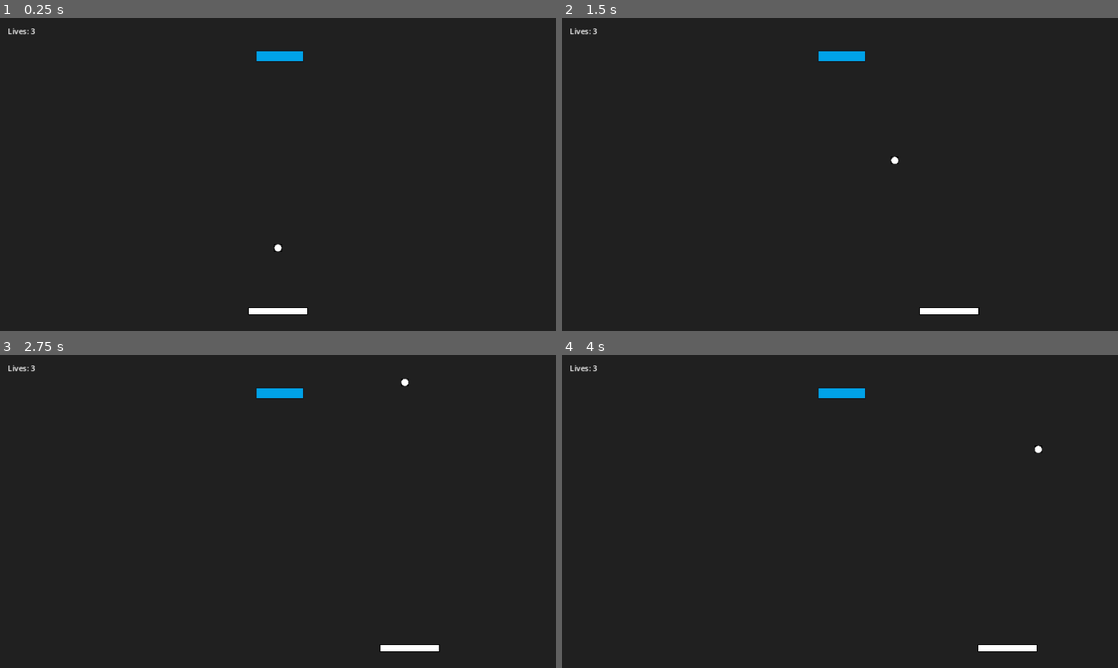
Above: before the commit, frames 1-4 (two rows, left to right).
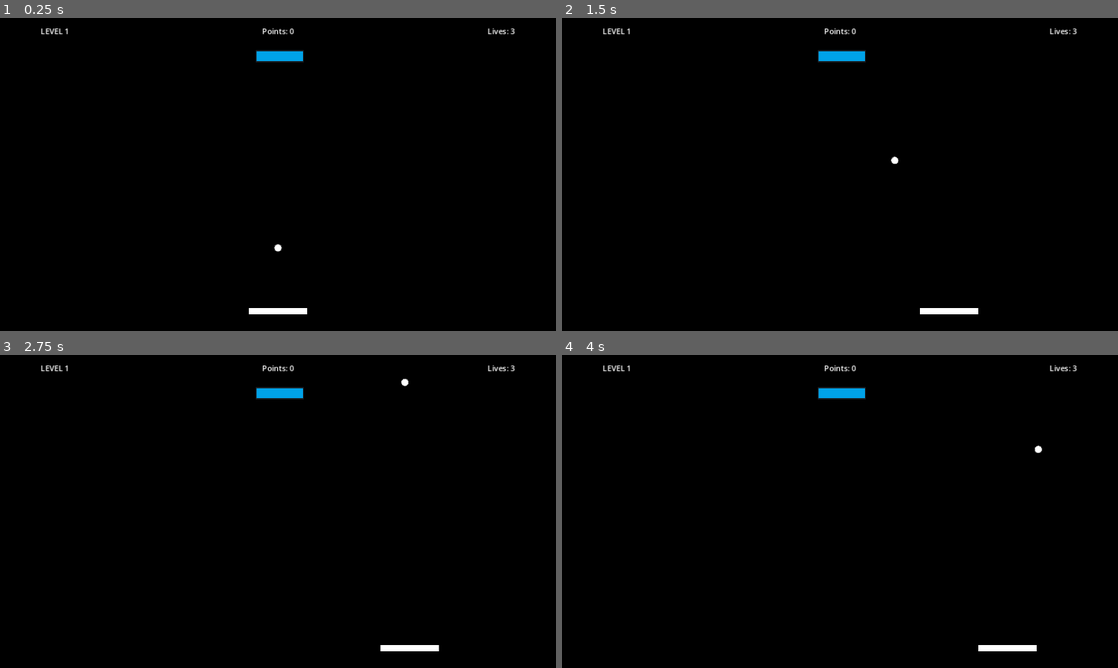
Above: after the commit, the same moments.

Repository: enigm4tik/brickgodot
Game: Godot game, scene res://Scenes/main.tscn
The game is run twice, just before and just after one commit, with the same random seed, the same clock (stepped at 60 frames per second) and the same inputs.
Inputs:
- Up to frame 1 (0.25 s): no input
- Up to frame 2 (1.5 s): tap Enter at 0.5 s; hold Right (right) 0.53-1.28 s; hold Left (left) from 1.28 s (still down)
- Up to frame 3 (2.75 s): release Left (left) at 2.03 s; hold Right (right) from 2.03 s (still down)
- Up to frame 4 (4 s): release Right (right) at 3.53 s; hold Left (left) from 3.53 s (still down)

The runs differ from the first frame. In frame 1, 99% of the frame differs, in the area x 0-100%, y 0-100%; in frame 2, 99%; in frame 3, 99%; in frame 4, 99%.

Commit message:
Add Point Counting and Levels

Diff:
--- a/Scenes/main.tscn
+++ b/Scenes/main.tscn
@@ -49,4 +49,5 @@
 [node name="BrickSpawner" type="Node" parent="." node_paths=PackedStringArray("spawn_start")]
 script = ExtResource("6_p0tr0")
 brick_scene = ExtResource("7_1t0sq")
+margin = null
 spawn_start = NodePath("../Marker2D")
--- a/Scenes/ui.tscn
+++ b/Scenes/ui.tscn
@@ -1,9 +1,15 @@
-[gd_scene load_steps=3 format=3 uid="uid://bmxqdxl6sl5hq"]
+[gd_scene load_steps=5 format=3 uid="uid://bmxqdxl6sl5hq"]
 
 [ext_resource type="Script" path="res://Scripts/ui.gd" id="1_rhd3y"]
 
+[sub_resource type="StyleBoxFlat" id="StyleBoxFlat_xudkg"]
+bg_color = Color(0.154876, 0.154876, 0.154876, 1)
+
+[sub_resource type="StyleBoxFlat" id="StyleBoxFlat_puj8e"]
+bg_color = Color(0.233427, 0.688192, 0.572844, 1)
+
 [sub_resource type="StyleBoxFlat" id="StyleBoxFlat_60bar"]
-bg_color = Color(0, 0.461515, 0.333625, 1)
+bg_color = Color(0.691144, 0.655632, 0.385774, 1)
 
 [node name="UI" type="CanvasLayer"]
 script = ExtResource("1_rhd3y")
@@ -21,6 +27,20 @@
 
 [node name="HBoxContainer" type="HBoxContainer" parent="MarginContainer"]
 layout_mode = 2
+theme_override_constants/separation = 400
+alignment = 1
+
+[node name="LevelLabel" type="Label" parent="MarginContainer/HBoxContainer"]
+unique_name_in_owner = true
+layout_mode = 2
+size_flags_vertical = 0
+text = "LEVEL 1"
+
+[node name="PointsLabel" type="Label" parent="MarginContainer/HBoxContainer"]
+unique_name_in_owner = true
+layout_mode = 2
+size_flags_vertical = 0
+text = "Points: 0"
 
 [node name="LivesLabel" type="Label" parent="MarginContainer/HBoxContainer"]
 unique_name_in_owner = true
@@ -40,7 +60,7 @@
 [node name="Panel" type="Panel" parent="GameOverContainer"]
 custom_minimum_size = Vector2(300, 300)
 layout_mode = 2
-theme_override_styles/panel = SubResource("StyleBoxFlat_60bar")
+theme_override_styles/panel = SubResource("StyleBoxFlat_xudkg")
 
 [node name="VBoxContainer" type="VBoxContainer" parent="GameOverContainer/Panel"]
 layout_mode = 1
@@ -52,15 +72,16 @@
 offset_bottom = 29.0
 grow_horizontal = 2
 grow_vertical = 2
+theme_override_constants/separation = 30
 
 [node name="Label" type="Label" parent="GameOverContainer/Panel/VBoxContainer"]
 layout_mode = 2
 size_flags_horizontal = 4
-text = "YOU HAVE LOST"
+text = "YOU LOST :("
 
 [node name="RestartButton" type="Button" parent="GameOverContainer/Panel/VBoxContainer"]
 layout_mode = 2
-text = "RESTART GAME"
+text = "TRY AGAIN!"
 
 [node name="LevelUpContainer" type="CenterContainer" parent="."]
 unique_name_in_owner = true
@@ -74,7 +95,7 @@
 [node name="Panel" type="Panel" parent="LevelUpContainer"]
 custom_minimum_size = Vector2(300, 300)
 layout_mode = 2
-theme_override_styles/panel = SubResource("StyleBoxFlat_60bar")
+theme_override_styles/panel = SubResource("StyleBoxFlat_puj8e")
 
 [node name="VBoxContainer" type="VBoxContainer" parent="LevelUpContainer/Panel"]
 layout_mode = 1
@@ -86,6 +107,7 @@
 offset_bottom = 29.0
 grow_horizontal = 2
 grow_vertical = 2
+theme_override_constants/separation = 30
 
 [node name="Label" type="Label" parent="LevelUpContainer/Panel/VBoxContainer"]
 layout_mode = 2
@@ -94,7 +116,43 @@
 
 [node name="LevelUpButton" type="Button" parent="LevelUpContainer/Panel/VBoxContainer"]
 layout_mode = 2
-text = "START NEXT LEVEL"
+text = "NEXT LEVEL"
+
+[node name="GameWonContainer" type="CenterContainer" parent="."]
+unique_name_in_owner = true
+visible = false
+anchors_preset = 15
+anchor_right = 1.0
+anchor_bottom = 1.0
+grow_horizontal = 2
+grow_vertical = 2
+
+[node name="Panel" type="Panel" parent="GameWonContainer"]
+custom_minimum_size = Vector2(300, 300)
+layout_mode = 2
+theme_override_styles/panel = SubResource("StyleBoxFlat_60bar")
+
+[node name="VBoxContainer" type="VBoxContainer" parent="GameWonContainer/Panel"]
+layout_mode = 1
+anchors_preset = 14
+anchor_top = 0.5
+anchor_right = 1.0
+anchor_bottom = 0.5
+offset_top = -29.0
+offset_bottom = 29.0
+grow_horizontal = 2
+grow_vertical = 2
+theme_override_constants/separation = 30
+
+[node name="Label" type="Label" parent="GameWonContainer/Panel/VBoxContainer"]
+layout_mode = 2
+size_flags_horizontal = 4
+text = "YOU WON THE GAME!"
+
+[node name="RestartButton" type="Button" parent="GameWonContainer/Panel/VBoxContainer"]
+layout_mode = 2
+text = "RESTART"
 
 [connection signal="pressed" from="GameOverContainer/Panel/VBoxContainer/RestartButton" to="." method="_on_restart_button_pressed"]
 [connection signal="pressed" from="LevelUpContainer/Panel/VBoxContainer/LevelUpButton" to="." method="_on_level_up_button_pressed"]
+[connection signal="pressed" from="GameWonContainer/Panel/VBoxContainer/RestartButton" to="." method="_on_restart_button_pressed"]
--- a/Scripts/ball.gd
+++ b/Scripts/ball.gd
@@ -10,6 +10,7 @@
 @export var lives = 3
 @export var death_zone: DeathZone
 @export var ui: UI
+@export var points = 0
 
 @onready var collision_shape_2d: CollisionShape2D = $CollisionShape2D
 
@@ -18,6 +19,8 @@
 
 func _ready():
 	ui.set_lives(lives)
+	ui.set_level()
+	ui.set_points()
 	start_position = position
 	death_zone.life_lost.connect(on_life_lost)
 
--- a/Scripts/brick.gd
+++ b/Scripts/brick.gd
@@ -2,9 +2,10 @@
 
 class_name Brick
 
-signal brick_destroyed
+signal brick_destroyed(initial_level)
 
 var level = 1
+var initial_level = 1
 
 @onready var sprite_2d: Sprite2D = $Sprite2D
 @onready var collision_shape_2d: CollisionShape2D = $CollisionShape2D
@@ -21,6 +22,9 @@
 func get_size():
 	return collision_shape_2d.shape.get_rect().size
 
+func set_initial_level(level: int):
+	set_level(level)
+	initial_level = level
 
 func set_level(new_level: int):
 	level = new_level
@@ -40,7 +44,7 @@
 
 func destroy():
 	queue_free()
-	brick_destroyed.emit()
+	brick_destroyed.emit(initial_level)
 
 func get_width():
 	return get_size().x
--- a/Scripts/brick_spawner.gd
+++ b/Scripts/brick_spawner.gd
@@ -36,7 +36,7 @@
 				continue
 			var brick = brick_scene.instantiate() as Brick
 			add_child(brick)
-			brick.set_level(level_definition[i][j])
+			brick.set_initial_level(level_definition[i][j])
 			var x = spawn_position_x + j * (margin.x + brick.get_size().x)
 			var y = spawn_position_y + i * (margin.y + brick.get_size().y)
 			brick.set_position(Vector2(x, y))
@@ -44,7 +44,11 @@
 			brick_count += 1
 
 
-func on_brick_destroyed():
+func on_brick_destroyed(level):
+	# update ui with points based on level, the higher the more
+	# lest just say x * 10
+	LevelDefinitions.current_points += level * 10
+	ui.set_points()
 	brick_count -= 1
 	if brick_count == 0:
 		ball.reset_ball()
--- a/Scripts/level_definitions.gd
+++ b/Scripts/level_definitions.gd
@@ -1,13 +1,18 @@
 extends Node
 
 var current_level = 1
+var current_points = 0
+
+var level_2 = [
+	[5, 5, 5, 5, 5],
+	[4, 4, 4, 4, 4],
+	[3, 3, 3, 3, 3],
+	[2, 2, 2, 2, 2],
+	[1, 1, 1, 1, 1]
+]
 
 var level_1 = [
 	[0, 1, 0]
-]
-
-var level_2 = [
-	[0, 1, 2, 0]
 ]
 
 var levels = [level_1, level_2]
--- a/Scripts/paddle.gd
+++ b/Scripts/paddle.gd
@@ -42,6 +42,7 @@
 		ball.start_ball()
 		is_ball_started = true
 
+
 func on_ball_lost():
 	is_ball_started = false
 	direction = Vector2.ZERO
--- a/Scripts/ui.gd
+++ b/Scripts/ui.gd
@@ -5,19 +5,44 @@
 @onready var lives_label: Label = %LivesLabel
 @onready var game_over_container: CenterContainer = %GameOverContainer
 @onready var level_up_container: CenterContainer = %LevelUpContainer
+@onready var game_won_container: CenterContainer = %GameWonContainer
+@onready var points_label: Label = %PointsLabel
+@onready var level_label: Label = %LevelLabel
+
 
 func set_lives(lives: int):
 	lives_label.text = "Lives: %d" % lives
 
+
+func set_level():
+	level_label.text = "LEVEL %d" % LevelDefinitions.current_level
+
+
+func set_points():
+	points_label.text = "Points: %d" % LevelDefinitions.current_points
+
+
 func game_over():
 	game_over_container.show()
 
+
 func _on_restart_button_pressed() -> void:
+	LevelDefinitions.current_level = 1
+	LevelDefinitions.current_points = 0
 	get_tree().reload_current_scene()
+
 
 func _on_level_up_button_pressed() -> void:
 	LevelDefinitions.current_level += 1
+
 	get_tree().reload_current_scene()
+
 
 func on_level_won():
 	level_up_container.show()
+	if LevelDefinitions.current_level == LevelDefinitions.levels.size():
+		game_won()
+
+
+func game_won():
+	game_won_container.show()
--- a/project.godot
+++ b/project.godot
@@ -47,4 +47,4 @@
 
 [rendering]
 
-environment/defaults/default_clear_color=Color(0.125911, 0.125911, 0.125911, 1)
+environment/defaults/default_clear_color=Color(0, 0, 0, 1)
Binary file changed: Assets/brick_green.png
Binary file changed: Assets/brick_orange.png
